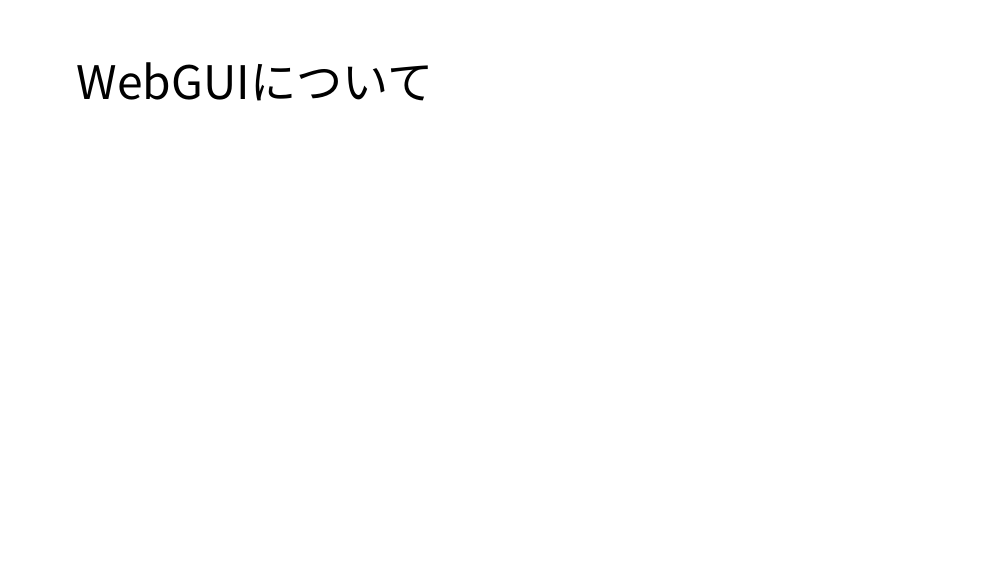
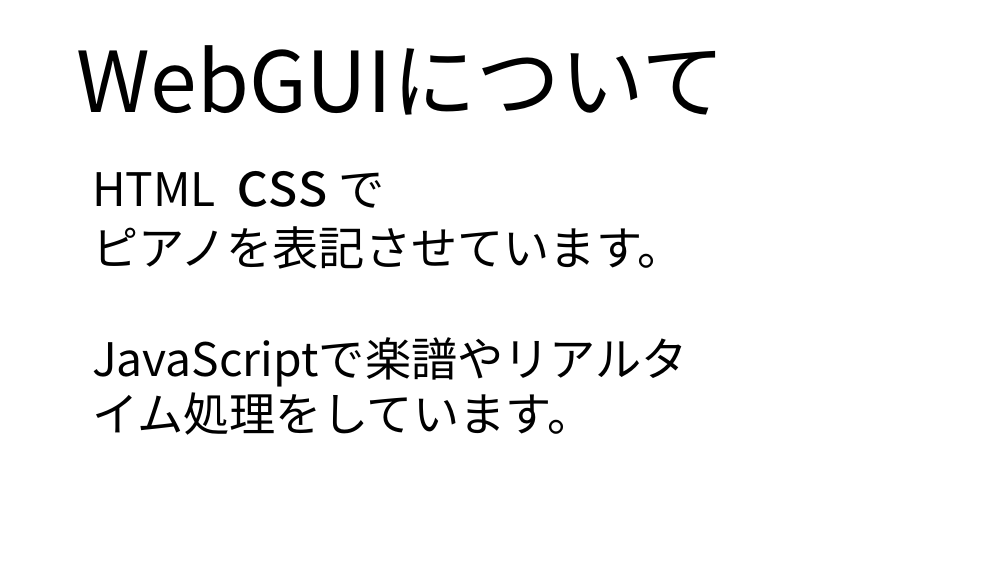
Before and after one commit to yoshitake266/bitComposer_prj, a slide deck: slide 12 of presentation/bit Composer2.pptx. Drawn at 1008x567 pixels with LibreOffice and Linux fonts; fonts in the diff are those of the drawing. Boxes give left, top, right and bottom in pixels: in the first picture for what was removed or moved away, otherwise in the second. Text is boxed around its words. In the diff, an @@ line names an element or a change of style, - is before the commit and + after.

```diff
--- a/presentation/bit Composer2.pptx
+++ b/presentation/bit Composer2.pptx
@@ title "WebGUIについて" at [77,45,726,115]: size 44 to 80 pt @@
@@ text added at [92,171,684,435], 44 pt, text #000000 @@
+HTML css で
+ピアノを表記させています。
+JavaScriptで楽譜やリアルタイム処理をしています。
```
Also in this commit, not shown: 11 other slides changed, 2 slides added, 2 slides removed.
